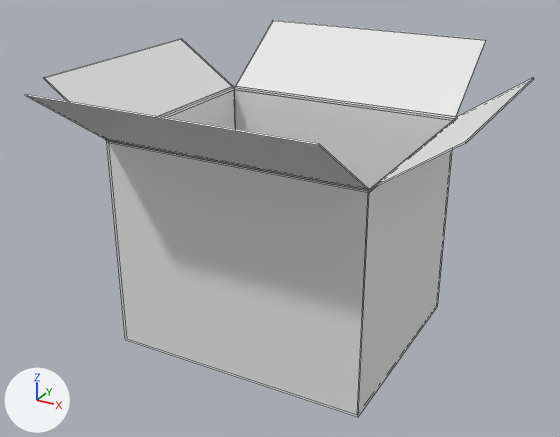
The OBJ model modeller/cardboard_box_02.obj, before and after one commit.
Both versions are drawn from a 50 mm camera at (0.521, -0.973, 0.67) aimed at (-0.006, -0.015, 0.191). The axes (+X, +Y, +Z) are drawn at lower left. The lights are the same throughout. The older version comes first. Mesh edges are drawn as thin lines. Where no turn or scale is listed for an object, it has been applied to the vertices.

The first picture shows 'cardboard_box_02'.
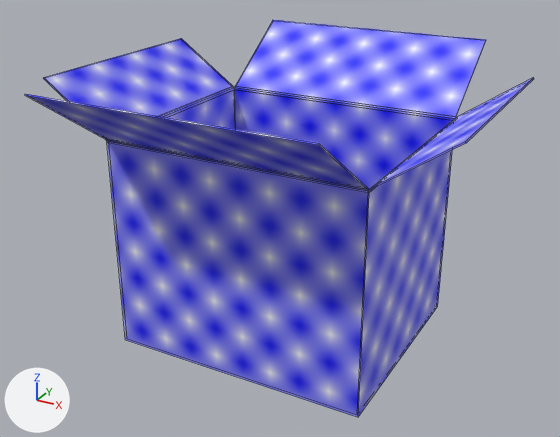
Boxes [x1, y1, x2, y2] around the edits, measured in the pictures (560 x 437 px):
'cardboard_box_02', recoloured (white to blue)
    both: [25, 20, 534, 417]

The change, as a list of edits to the scene's bpy script:
```text
Add img_dama_png:
    img_dama_png = load_image('dama.png', '../kaplamalar/dama.png', 32, 32, 'sRGB')
Add mat_material_001:
    mat_material_001 = principled_material('Material.001')
    mat_material_001.texture = img_dama_png
Change me_cardboard_box_02:
    where me_cardboard_box_02.from_pydata(...)  # 64 vertices, 62 faces; spans x -0.309..0.309, y -0.309..0.309, z 0.0..0.429
    add me_cardboard_box_02.materials.append(mat_material_001)  # picture img_dama_png
```
